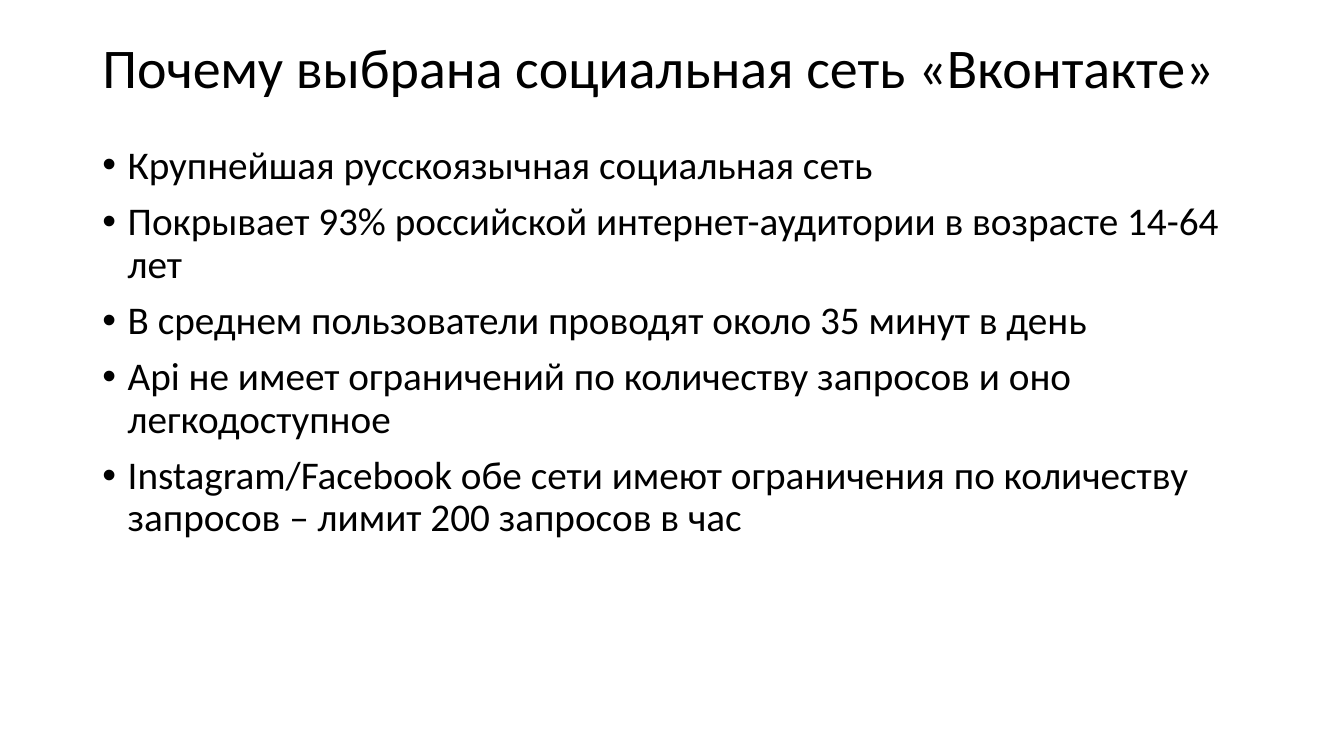
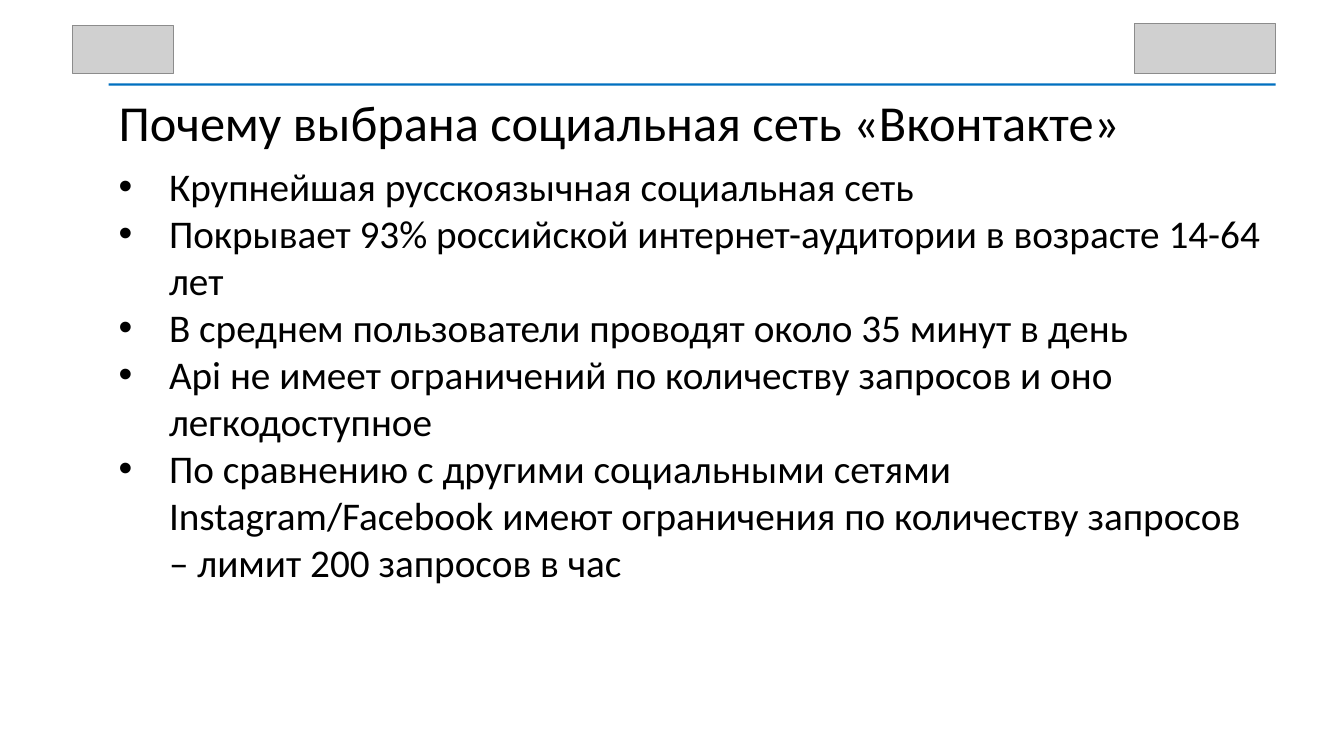
Before and after one commit to modernpacifist/magistracy-diploma, a slide deck: slide 2 of preza/preza.pptx. Drawn at 1344x756 pixels with LibreOffice and Linux fonts; fonts in the diff are those of the drawing; grey boxes stand for pictures. Boxes give left, top, right and bottom in pixels: in the first picture for what was removed or moved away, otherwise in the second. Text is boxed around its words. In the diff, an @@ line names an element or a change of style, - is before the commit and + after.

Commit message:
bak

```diff
--- a/preza/preza.pptx
+++ b/preza/preza.pptx
@@ picture added at (72, 25, 172, 74) @@
@@ picture added at (1134, 24, 1275, 74) @@
@@ text "Почему выбрана социальная сеть «Вконтакте»": place and size @@
-text "Почему выбрана социальная сеть «Вконтакте»" at (102, 50, 1214, 98)
+text "Почему выбрана социальная сеть «Вконтакте»" at (119, 106, 1119, 150)
@@ text "Почему выбрана социальная сеть «Вконтакте»" at (119, 106, 1119, 150): size 40 to 36 pt; line spacing 0.9 to 1; vertical alignment middle to top @@
@@ rectangle added at (109, 84, 1276, 86), fill #0070C0 @@
@@ text "Крупнейшая русскоязычная социальная сеть": place and size @@
-text "Крупнейшая русскоязычная социальная сеть" at (128, 152, 1218, 538)
+text "Крупнейшая русскоязычная социальная сеть" at (169, 174, 1260, 584)
@@ text at (169, 174, 1260, 443): indent changed; line spacing 0.9 to 1; less space between paragraphs @@
@@ text at (169, 458, 1241, 584): text changed @@
-• Instagram/Facebook обе сети имеют ограничения по количеству запросов – лимит 200 запросов в час
+• По сравнению с другими социальными сетями Instagram/Facebook имеют ограничения по количеству запросов – лимит 200 запросов в час
```
Also in this commit, not shown: 2 other slides changed, 1 slide added.
